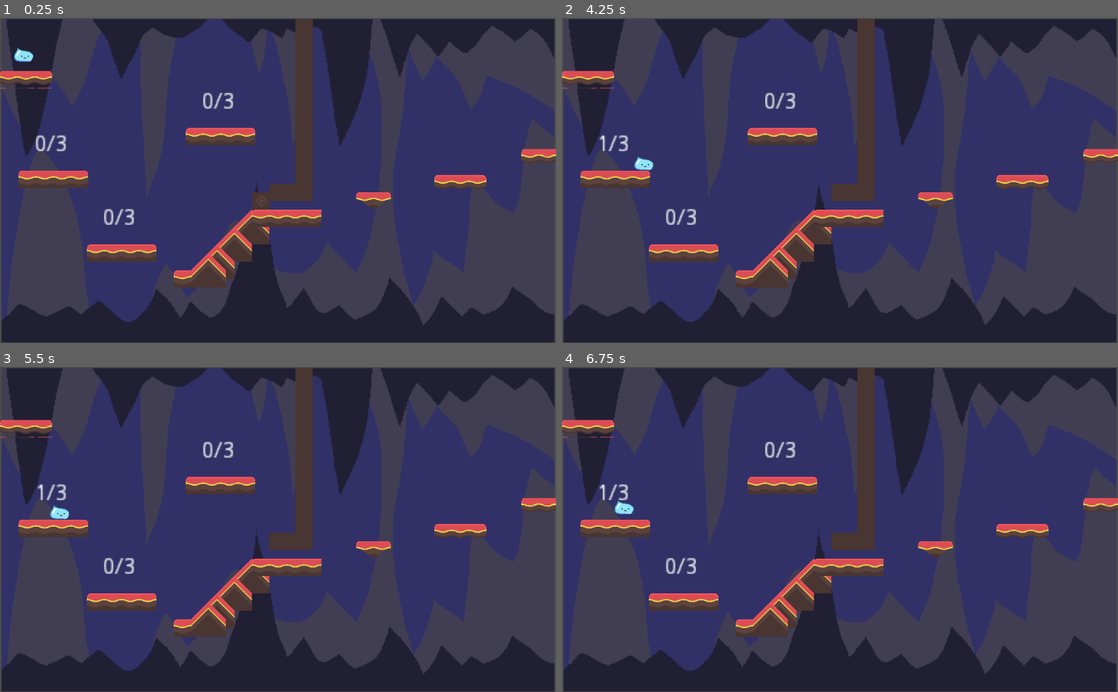
Above: before the commit, frames 1-4 (two rows, left to right).
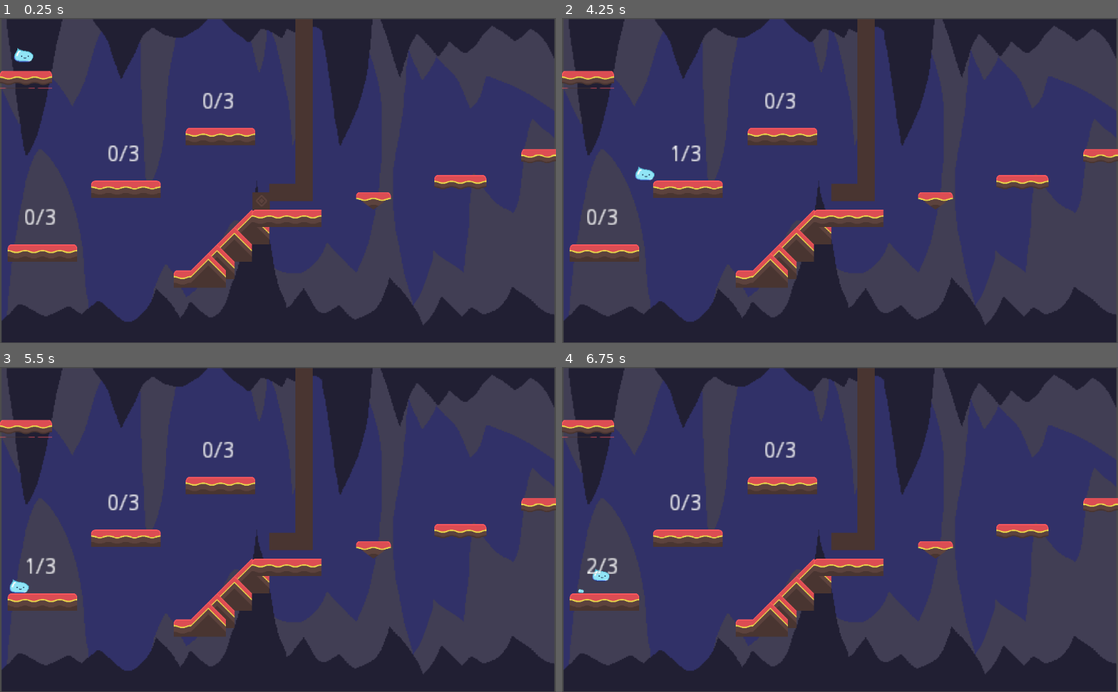
Above: after the commit, the same moments.

Repository: haroonsherjan/ResourceGame
Game: Godot game, scene res://Gameplay/l3.tscn
Two runs of this game, one before a commit and one after it. Both use one fixed random seed, a clock stepped at 60 frames per second and the inputs below. This scene is started directly instead of the project's main scene.
Inputs:
- Up to frame 1 (0.25 s): no input
- Up to frame 2 (4.25 s): hold Right (ui_right) 0.53-1.28 s; tap V (recombinate) at 0.6, 2.1, 3.6 s; hold Down (ui_down) 1.28-2.03 s; tap U at 1.35, 2.85 s; tap Enter at 2 s; hold Right (ui_right) 2.03-2.78 s; hold Up (ui_up) 2.78-3.53 s; hold Left (ui_left) from 3.53 s (still down)
- Up to frame 3 (5.5 s): tap U at 4.35 s; release Left (ui_left) at 5.03 s; hold Down (ui_down) from 5.03 s (still down); tap V (recombinate) at 5.1 s
- Up to frame 4 (6.75 s): tap Space at 5.75 s; release Down (ui_down) at 5.78 s; hold Right (ui_right) 5.78-6.53 s; tap U at 5.85 s; hold Up (ui_up) from 6.53 s (still down); tap V (recombinate) at 6.6 s

The runs differ from the first frame. In frame 1, 3.2% of the frame differs, in the area x 1-29%, y 36-75%; in frame 2, 3.3%; in frame 3, 3.4%; in frame 4, 3.4%.

Commit message:
small changes to l3

Diff:
--- a/Gameplay/l3.tscn
+++ b/Gameplay/l3.tscn
@@ -28,13 +28,13 @@
 zoom = Vector2( 2, 2 )
 
 [node name="Node2D2" parent="." instance=ExtResource( 4 )]
-position = Vector2( 197, 560 )
+position = Vector2( 464, 597 )
 
 [node name="Node2D" parent="." instance=ExtResource( 4 )]
 position = Vector2( 813, 403 )
 
 [node name="Node2D3" parent="." instance=ExtResource( 4 )]
-position = Vector2( 448, 832 )
+position = Vector2( 157, 832 )
 
 [node name="Sprite" type="Sprite" parent="."]
 position = Vector2( 1024, 597 )
--- a/MainMenu/MainMenu.tscn
+++ b/MainMenu/MainMenu.tscn
@@ -2,7 +2,6 @@
 
 [ext_resource path="res://MainMenu/MainMenu.gd" type="Script" id=1]
 [ext_resource path="res://Gameplay/kbscene/cavebg1.png" type="Texture" id=2]
-
 
 [node name="Menu" type="Node2D"]
 script = ExtResource( 1 )
@@ -12,7 +11,6 @@
 margin_top = 268.0
 margin_right = 555.0
 margin_bottom = 347.0
-
 action_mode = 0
 text = "Play Game"
 __meta__ = {
@@ -24,7 +22,6 @@
 margin_top = 235.0
 margin_right = 574.0
 margin_bottom = 249.0
-
 text = "Split"
 __meta__ = {
 "_edit_use_anchors_": false
